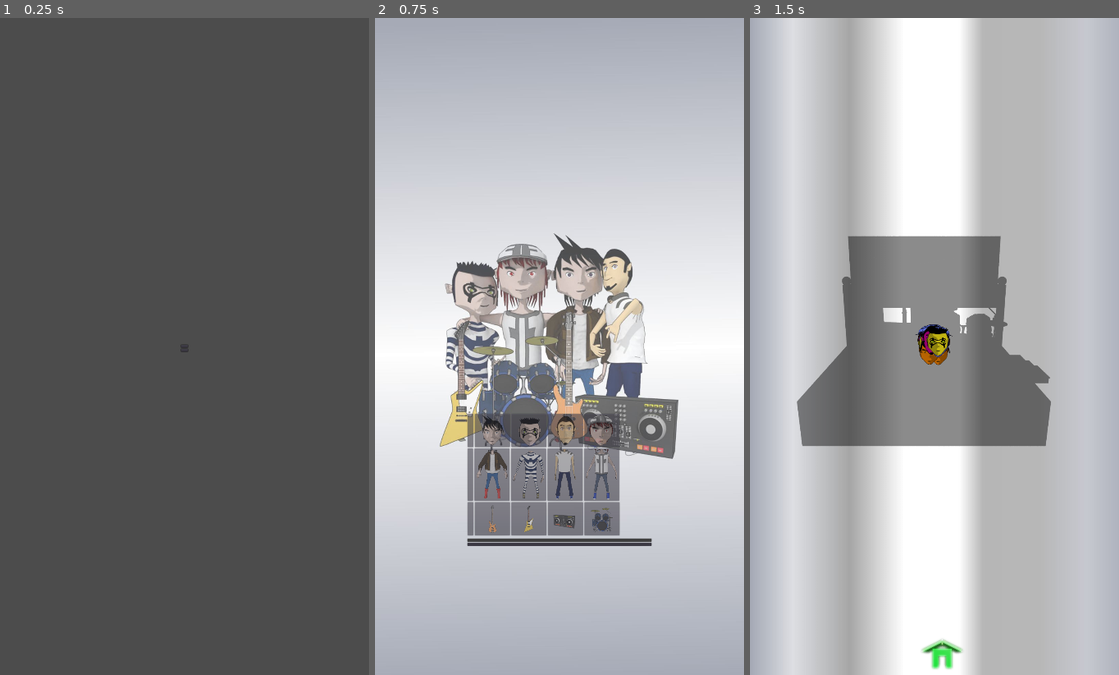
Above: before the commit, frames 1-3 (left to right).
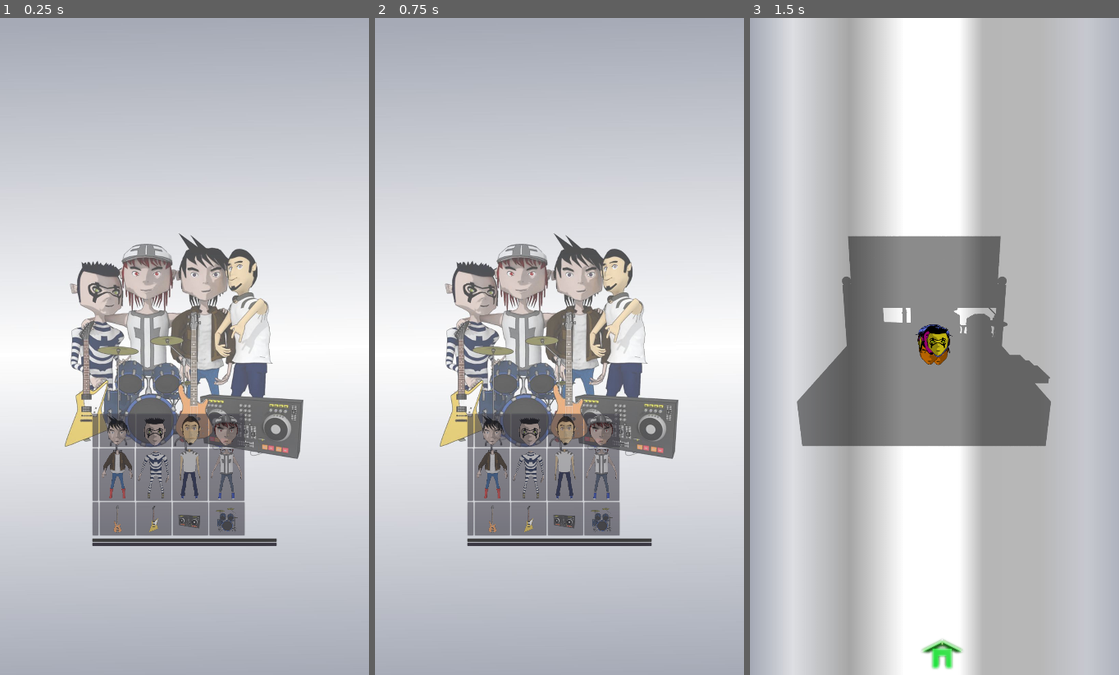
Above: after the commit, the same moments.

Repository: abczezeze/tekkk
Game: Godot game, scene res://Scene/MainMenu.tscn
The game is run twice, just before and just after one commit, with the same random seed, the same clock (stepped at 60 frames per second) and the same inputs. Before the commit the project starts from res://Scene/LanguageTekkk.tscn.
Inputs (mouse positions are in pixels of both pictures, inside the frame that each line leads up to):
- Up to frame 1 (0.25 s): no input
- Up to frame 2 (0.75 s): click (559, 346) at 0.5 s, where only the run before the commit has a clickable "English"
- Up to frame 3 (1.5 s): click "Click" at 1.25 s

The runs differ from the first frame. In frame 1, 97% of the frame differs, in the area x 0-100%, y 0-100%; in frame 2, nothing differs; in frame 3, nothing differs.

Commit message:
20240118

Diff:
--- a/project.godot
+++ b/project.godot
@@ -15,7 +15,7 @@
 [application]
 
 config/name="tekkk"
-run/main_scene="res://Scene/LanguageTekkk.tscn"
+run/main_scene="res://Scene/MainMenu.tscn"
 boot_splash/image="res://Image/splashScreen.png"
 boot_splash/bg_color=Color( 0.454902, 0.772549, 0.980392, 1 )
 config/icon="res://Image/ปก512x512.png"
